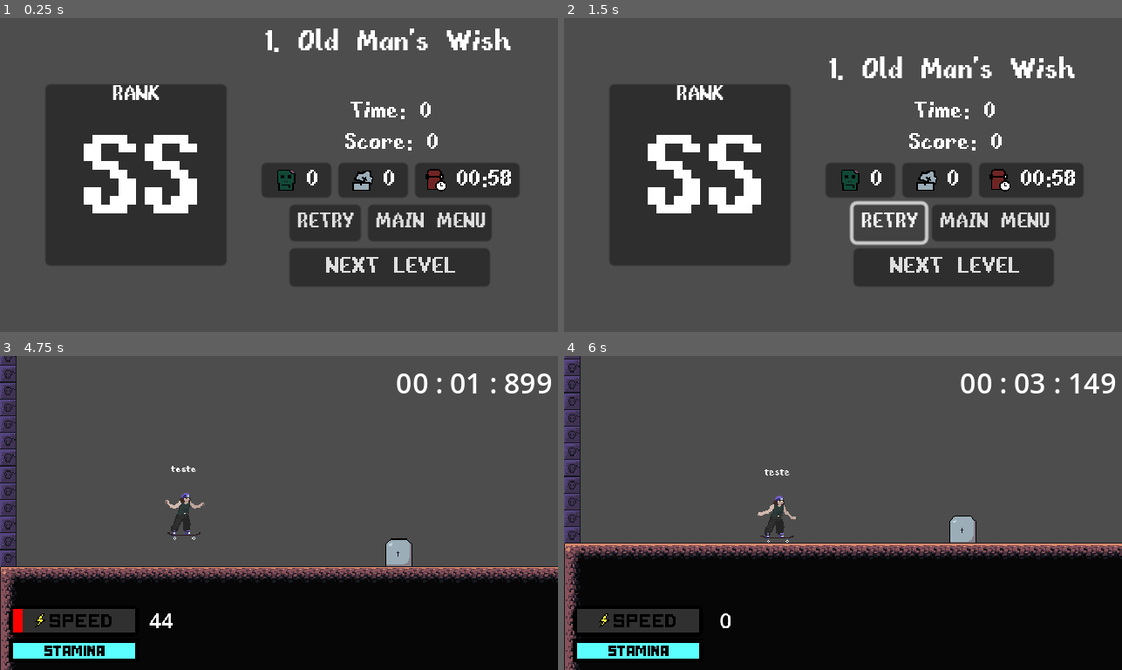
Above: before the commit, frames 1-4 (two rows, left to right).
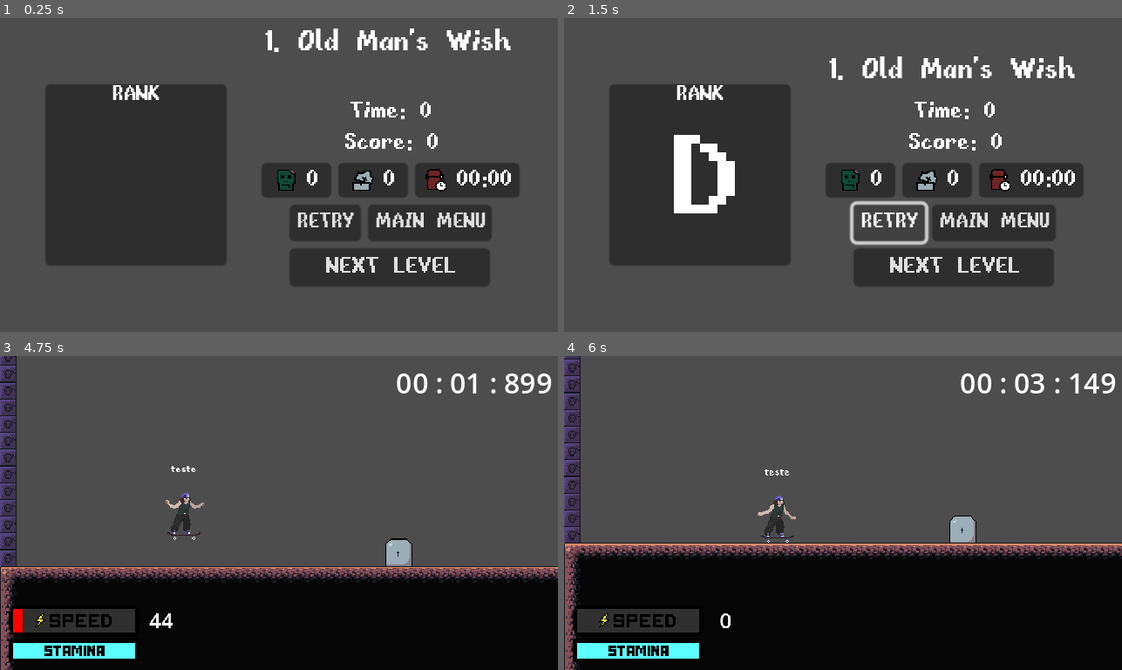
Above: after the commit, the same moments.

Repository: lucasjanta/GraveGrinder
Game: Godot game, scene res://Scenes/Menus/level_results.tscn
The game is run twice, just before and just after one commit, with the same random seed, the same clock (stepped at 60 frames per second) and the same inputs. This scene is started directly instead of the project's main scene.
Inputs (mouse positions are in pixels of both pictures, inside the frame that each line leads up to):
- Up to frame 1 (0.25 s): no input
- Up to frame 2 (1.5 s): click "RETRY" at 0.5 s; click "RETRY" at 1.25 s
- Up to frame 3 (4.75 s): click "RETRY" at 2 s; click "NEXT LEVEL" at 2.75 s; tap Enter (ui_accept) at 3.5 s; move the mouse to (401, 497) at 3.52 s; hold D (right) 3.53-4.28 s; hold F 3.53-4.28 s; click (401, 497) at 3.67 s; tap Space (jump) at 3.77, 4.52 s; move the mouse to (167, 528) at 4.27 s; hold S (down) from 4.28 s (still down); tap F at 4.35 s
- Up to frame 4 (6 s): move the mouse to (898, 443) at 5.02 s; release S (down) at 5.03 s; hold D (right) 5.03-5.78 s; hold F 5.03-5.78 s; move the mouse to (815, 575) at 5.77 s; hold W from 5.78 s (still down); tap F at 5.85 s; click (815, 575) at 5.92 s

The runs differ from the first frame. In frame 1, 2.7% of the frame differs, in the area x 15-92%, y 37-63%; in frame 2, 2.5%; in frame 3, less than 0.1%; in frame 4, nothing differs.

Commit message:
final changes to score screen

Diff:
--- a/Scenes/Menus/level_results.gd
+++ b/Scenes/Menus/level_results.gd
@@ -7,16 +7,25 @@
 @onready var zombies_killed_label = $Stats/HBoxContainer/PanelContainer/HBoxContainer/zombies_killed
 @onready var tombs_destroyed_label = $Stats/HBoxContainer/PanelContainer2/HBoxContainer/tombs_destroyed
 @onready var grind_time_label = $Stats/HBoxContainer/PanelContainer3/HBoxContainer/grind_time
-@onready var rank = $Container/grade
+@onready var rank = $rank
+@onready var rank_animation_player = $RankAnimation
+
 
 var time_handle : float = 0.0
 var time_points : int = 0
-var zombies_points : int = 0
+var zombie_handle : float = 0
+var zombie_points : int = 0
+var tomb_handle : float = 0
 var tomb_points : int = 0
 var final_points : float = 0.0
 
 var time_animation : bool = false
-var points_animation : bool = false
+var time_points_animation : bool = false
+var zombie_animation : bool = false
+var zombie_points_animation : bool = false
+var tomb_animation : bool = false
+var tomb_points_animation : bool = false
+var rank_animation : bool = false
 
 #ao ir pra essa tela salva o resultado da run
 func _ready():
@@ -25,17 +34,30 @@
 	UI.check_score(UI.selected_level)
 	score.text = "Score: 0"
 	time.text = "Time: 0"
-	zombies_killed_label.text = str(UI.zombies_killed)
-	tombs_destroyed_label.text = str(UI.tombstones_destroyed)
+	zombies_killed_label.text = "0"
+	tombs_destroyed_label.text = "0"
 
 func _process(_delta):
 	if time_animation:
 		time_anim()
 		time.text = "Time: " + UI.time_to_string(time_handle)
-	if points_animation:
-		final_points_anim()
+	if time_points_animation:
+		time_points_anim()
 		score.text = "Score: " + str(int(final_points))
-
+	if zombie_animation:
+		zombies_killed_anim()
+		zombies_killed_label.text = str(int(zombie_handle))
+	if zombie_points_animation:
+		zombie_points_anim()
+		score.text = "Score: " + str(int(final_points))
+	if tomb_animation:
+		tombs_destroyed_anim()
+		tombs_destroyed_label.text = str(int(tomb_handle))
+	if tomb_points_animation:
+		tomb_points_anim()
+		score.text = "Score: " + str(int(final_points))
+	if rank_animation:
+		rank_anim()
 
 func _on_retry_pressed():
 	UI.start_level(UI.selected_level)
@@ -55,39 +77,70 @@
 	if !time_animation:
 		time_animation = !time_animation
 		print(time_handle)
-
 	if time_handle < UI.run_time:
 		time_handle += 0.21
 	else:
 		time_handle = UI.run_time
 		time_animation = false
+		time_points_animation = true
 
-func final_points_anim() -> void:
-	if !points_animation:
-		points_animation = !points_animation
-	if final_points < UI.score:
-		final_points += 81
+func time_points_anim() -> void:
+	if final_points < time_points:
+		final_points += 51
+	else:
+		final_points = time_points
+		time_points_animation = false
+		zombie_animation = true
+
+func zombies_killed_anim() -> void:
+	if zombie_handle < float(UI.zombies_killed):
+		zombie_handle += 0.1
+	else:
+		zombie_handle = float(UI.zombies_killed)
+		zombie_animation = false
+		tomb_animation = true
+
+func zombie_points_anim() -> void:
+	if final_points < time_points + zombie_points:
+		final_points += 0.1
+	else:
+		final_points = time_points + zombie_points
+		zombie_points_animation = false
+		tomb_animation = true
+
+func tombs_destroyed_anim() -> void:
+	if tomb_handle > float(UI.tombstones_destroyed):
+		tomb_handle -= 0.1
+	else:
+		tomb_handle = float(UI.tombstones_destroyed)
+		tomb_animation = false
+		tomb_points_animation = true
+
+func tomb_points_anim() -> void:
+	if final_points > UI.score:
+		final_points -= 0.81
 	else:
 		final_points = UI.score
-		points_animation = false
+		tomb_points_animation = false
+		rank_animation = true
 
-#func zombies_killed_anim(delta) -> void:
-	#if zombies_points < UI.speedrun_time:
-		#zombies_points += delta * 1
-	#else:
-		#zombies_points = UI.speedrun_time
-		#time_animation = false
-		#
-#func tombs_destroyed_anim(delta) -> void:
-	#if tomb_points < UI.speedrun_time:
-		#tomb_points += delta * 1
-	#else:
-		#tomb_points = UI.speedrun_time
-		#time_animation = false
+func rank_anim() -> void:
+	if UI.score >= 10000:
+		rank.text = "S"
+	elif UI.score >= 9800:
+		rank.text = "A"
+	elif UI.score >= 9500:
+		rank.text = "B"
+	elif UI.score >= 9000:
+		rank.text = "C"
+	else:
+		rank.text = "D"
+	rank_animation = false
+	rank_animation_player.play("show_rank")
 
 func get_points() -> int:
 	time_points = int(100000 / UI.run_time)
-	zombies_points = UI.zombies_killed * 100
-	tomb_points = UI.tombstones_destroyed * -50
-	var points = time_points + zombies_points + tomb_points
+	zombie_points = UI.zombies_killed * 100
+	tomb_points = UI.tombstones_destroyed * 50
+	var points = time_points + zombie_points + tomb_points
 	return points
--- a/Scenes/Menus/level_results.tscn
+++ b/Scenes/Menus/level_results.tscn
@@ -29,14 +29,11 @@
 tracks/1/interp = 1
 tracks/1/loop_wrap = true
 tracks/1/keys = {
-"times": PackedFloat32Array(0.6, 1.2),
-"transitions": PackedFloat32Array(1, 1),
+"times": PackedFloat32Array(0.6),
+"transitions": PackedFloat32Array(1),
 "values": [{
 "args": [],
 "method": &"time_anim"
-}, {
-"args": [],
-"method": &"final_points_anim"
 }]
 }
 
@@ -61,6 +58,67 @@
 "show_final_score": SubResource("Animation_hsnuu")
 }
 
+[sub_resource type="Animation" id="Animation_4pg0o"]
+resource_name = "show_rank"
+length = 0.5
+tracks/0/type = "value"
+tracks/0/imported = false
+tracks/0/enabled = true
+tracks/0/path = NodePath("rank:scale")
+tracks/0/interp = 1
+tracks/0/loop_wrap = true
+tracks/0/keys = {
+"times": PackedFloat32Array(0, 0.5),
+"transitions": PackedFloat32Array(1, 1),
+"update": 0,
+"values": [Vector2(4, 4), Vector2(1, 1)]
+}
+tracks/1/type = "value"
+tracks/1/imported = false
+tracks/1/enabled = true
+tracks/1/path = NodePath("rank:visible")
+tracks/1/interp = 1
+tracks/1/loop_wrap = true
+tracks/1/keys = {
+"times": PackedFloat32Array(0),
+"transitions": PackedFloat32Array(1),
+"update": 1,
+"values": [true]
+}
+
+[sub_resource type="Animation" id="Animation_ut3c0"]
+length = 0.001
+tracks/0/type = "value"
+tracks/0/imported = false
+tracks/0/enabled = true
+tracks/0/path = NodePath("rank:scale")
+tracks/0/interp = 1
+tracks/0/loop_wrap = true
+tracks/0/keys = {
+"times": PackedFloat32Array(0),
+"transitions": PackedFloat32Array(1),
+"update": 0,
+"values": [Vector2(1, 1)]
+}
+tracks/1/type = "value"
+tracks/1/imported = false
+tracks/1/enabled = true
+tracks/1/path = NodePath("rank:visible")
+tracks/1/interp = 1
+tracks/1/loop_wrap = true
+tracks/1/keys = {
+"times": PackedFloat32Array(0),
+"transitions": PackedFloat32Array(1),
+"update": 1,
+"values": [false]
+}
+
+[sub_resource type="AnimationLibrary" id="AnimationLibrary_ocgig"]
+_data = {
+"RESET": SubResource("Animation_ut3c0"),
+"show_rank": SubResource("Animation_4pg0o")
+}
+
 [node name="LevelResults" type="Control"]
 layout_mode = 3
 anchors_preset = 15
@@ -86,16 +144,6 @@
 offset_right = 130.0
 offset_bottom = 52.0
 grow_vertical = 2
-
-[node name="grade" type="Label" parent="Container"]
-custom_minimum_size = Vector2(0, 80)
-layout_mode = 2
-size_flags_vertical = 8
-theme_override_fonts/font = ExtResource("1_w0tvd")
-theme_override_font_sizes/font_size = 80
-text = "SS"
-horizontal_alignment = 1
-vertical_alignment = 3
 
 [node name="rank_title" type="Label" parent="."]
 layout_mode = 2
@@ -219,7 +267,7 @@
 [node name="grind_time" type="Label" parent="Stats/HBoxContainer/PanelContainer3/HBoxContainer"]
 layout_mode = 2
 theme_override_fonts/font = ExtResource("1_w0tvd")
-text = "00:58"
+text = "00:00"
 horizontal_alignment = 1
 vertical_alignment = 1
 
@@ -248,6 +296,26 @@
 size_flags_horizontal = 4
 theme_override_fonts/font = ExtResource("1_w0tvd")
 text = "NEXT LEVEL"
+
+[node name="rank" type="Label" parent="."]
+visible = false
+custom_minimum_size = Vector2(0, 80)
+layout_mode = 2
+offset_left = 26.0
+offset_top = 62.0
+offset_right = 130.0
+offset_bottom = 142.0
+size_flags_vertical = 8
+theme_override_fonts/font = ExtResource("1_w0tvd")
+theme_override_font_sizes/font_size = 80
+text = "A"
+horizontal_alignment = 1
+vertical_alignment = 3
+
+[node name="RankAnimation" type="AnimationPlayer" parent="."]
+libraries = {
+"": SubResource("AnimationLibrary_ocgig")
+}
 
 [connection signal="pressed" from="Stats/VBoxContainer/HBoxContainer2/Retry" to="." method="_on_retry_pressed"]
 [connection signal="pressed" from="Stats/VBoxContainer/HBoxContainer2/MainMenu" to="." method="_on_main_menu_pressed"]
--- a/Scripts/on_screen_ui.gd
+++ b/Scripts/on_screen_ui.gd
@@ -10,13 +10,11 @@
 var tombstones_destroyed : int
 var time_in_grind
 
-
 var highscore : float
 var recordtime : float
 var zombies_killed_record : int
 var tombstones_destroyed_record : int
 var time_in_grind_record
-
 
 func save_file(level):
 	var file = FileAccess.open("user://level" + str(level) + ".dat", FileAccess.WRITE)
Not shown: 1 places in Scenes/Menus/level_results.tscn that only renumber resources
